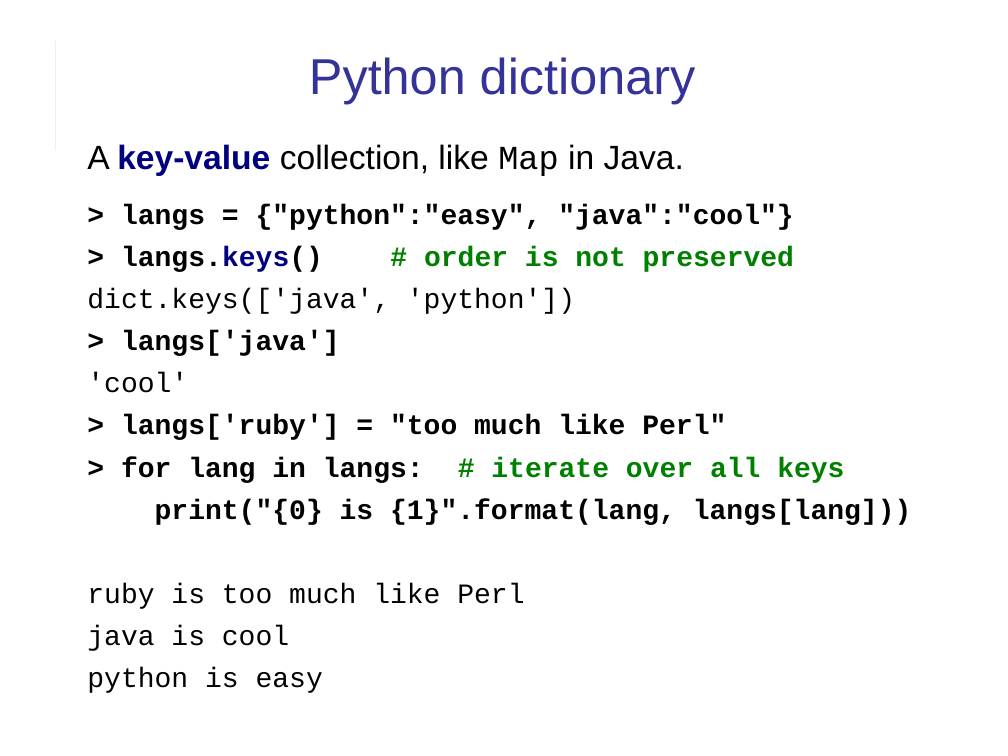
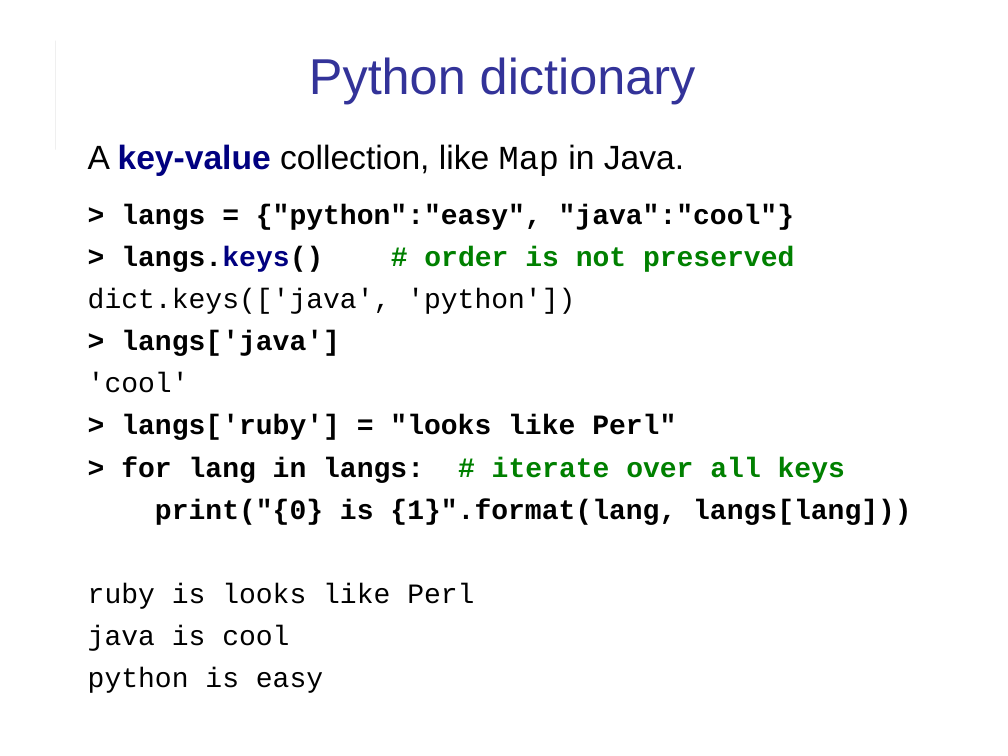
Before and after one commit to cpske/ISP, a slide deck: slide 4 of django/Django-review-1.ppt. Drawn at 1008x756 pixels with LibreOffice and Linux fonts; fonts in the diff are those of the drawing. Boxes give left, top, right and bottom in pixels: in the first picture for what was removed or moved away, otherwise in the second. Text is boxed around its words. In the diff, an @@ line names an element or a change of style, - is before the commit and + after.

```diff
--- a/django/Django-review-1.ppt
+++ b/django/Django-review-1.ppt
@@ text at [121,415,676,440]: text changed @@
-> langs['ruby'] = "too much like Perl"
+> langs['ruby'] = "looks like Perl"
@@ text at [88,583,474,609]: text changed @@
-ruby is too much like Perl
+ruby is looks like Perl
```
Also in this commit, not shown: 17 other slides changed, 6 slides added, 2 slides removed, 4 other files.
